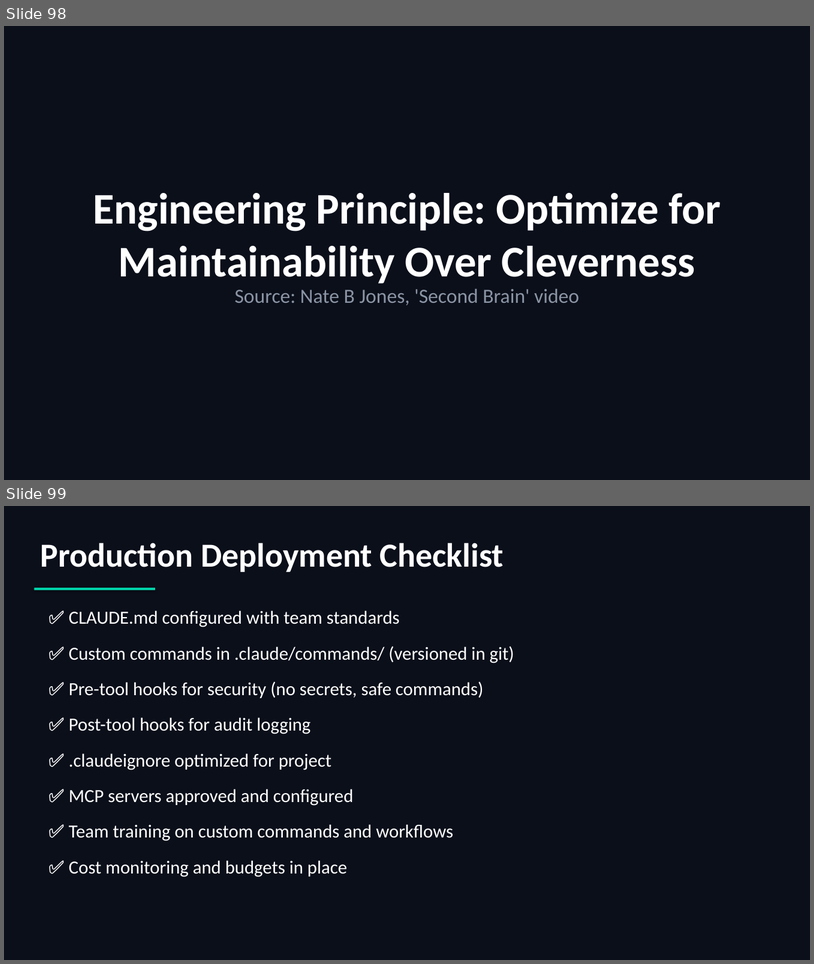
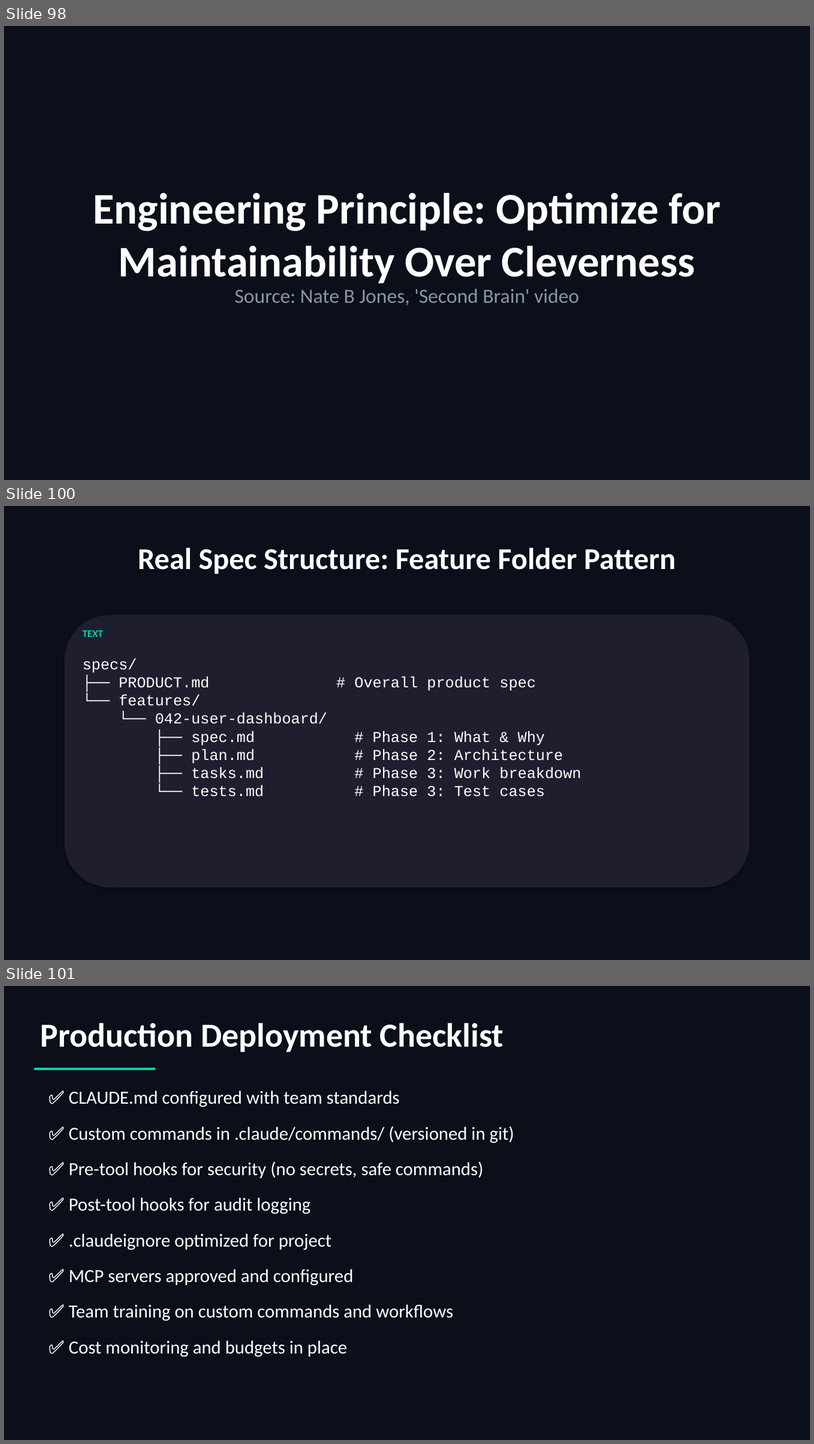
Before and after one commit to scottrhay/AIA-ClaudeCopilot, a slide deck: slides/Day3_Claude_Code_Advanced.pptx. Shown one above the other, each under a label of ours: slides 98 and 99 before the commit, slides 98, 100 and 101 after it; the slides between them are not shown. The pictures are 814x964 and 814x1444 pixels, drawn with LibreOffice and Linux fonts; fonts in the diff are those of the drawing. Boxes give left, top, right and bottom in pixels: in the first picture for what was removed or moved away, otherwise in the second. Text is boxed around its words. In the diff, an @@ line names an element or a change of style, - is before the commit and + after.

Commit message:
Add spec-writing as core theme across Days 2-3 + ebook
Day 2 (+4 slides, now 113):
- 'The Skill That Separates AI Power Users' (statement)
- 'Spec Quality = Output Quality' (vague vs precise comparison)
- 'The Spec Template: 6 Questions' (problem/users/requirements/boundaries/acceptance/constraints)
- 'Demo: Spec-Driven Development' (health check endpoint, vague vs spec)

Day 3 (+2 slides, now 107):
- 'Spec-Driven AI Development: The 4-Phase Process' (specify/plan/tasks/implement)
- 'Real Spec Structure: Feature Folder Pattern' (with CLAUDE.md integration)

Ebook: Added 'The Meta-Skill: Intent Specification' section in Chapter 5
with 6-question framework and team scaling process.
Source: Nate B Jones, AIA-Template SPEC-TEMPLATE.md + SPEC-DRIVEN-PROCESS.md

```diff
--- a/slides/Day3_Claude_Code_Advanced.pptx
+++ b/slides/Day3_Claude_Code_Advanced.pptx
@@ slide 100 added at (x1=4, y1=506, x2=810, y2=960), background #0B0F1A @@
@@ text added at (x1=138, y1=547, x2=676, y2=574), 36 pt, text #FFFFFF, bold @@
+Real Spec Structure: Feature Folder Pattern
@@ rounded rectangle added at (x1=65, y1=615, x2=750, y2=887), fill #1E1E2E @@
@@ text added at (x1=83, y1=630, x2=103, y2=637), 12 pt, text #00D4AA, bold @@
+TEXT
@@ text added at (x1=83, y1=658, x2=581, y2=796), 18 pt, text #FFFFFF @@
+specs/
+├── PRODUCT.md # Overall product spec
+└── features/
+└── 042-user-dashboard/
+├── spec.md # Phase 1: What & Why
+├── plan.md # Phase 2: Architecture
+├── tasks.md # Phase 3: Work breakdown
+└── tests.md # Phase 3: Test cases
@@ what was slide 99 is now slide 101 @@
```
Also in this commit, not shown: 1 other slide added, 1 other file.
